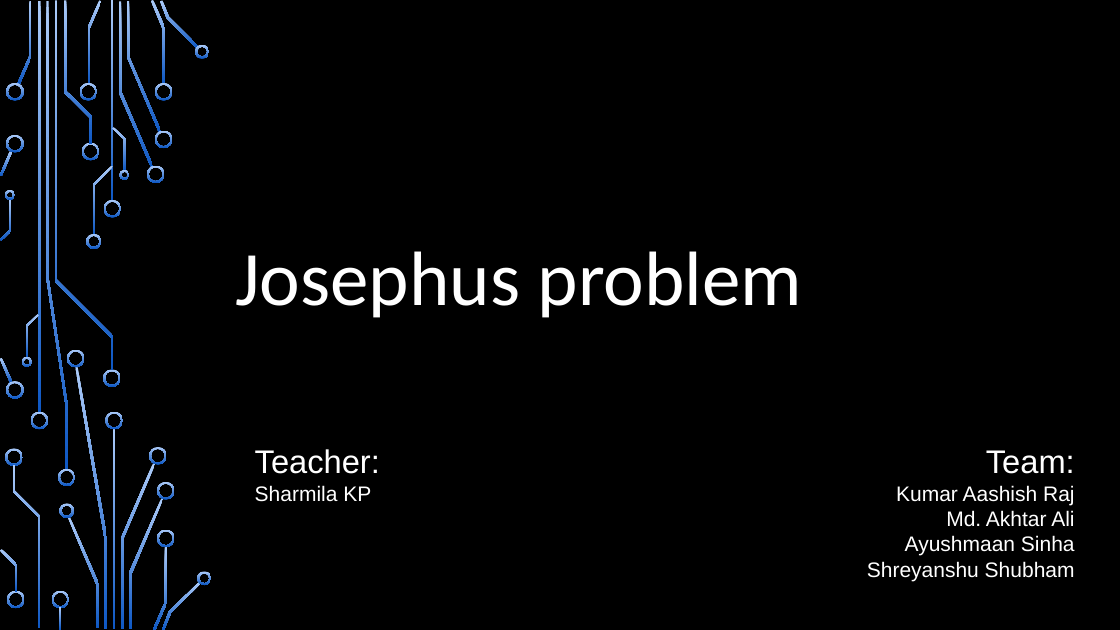
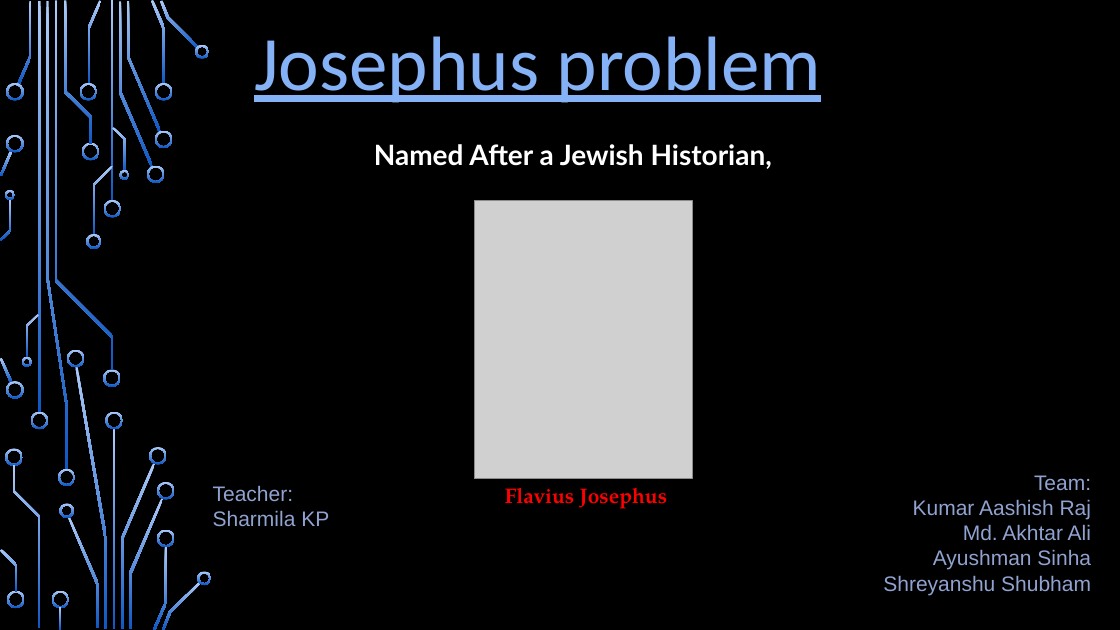
Before and after one commit to arcadesArena/college-sem3-dsaJosephusAssignment, a slide deck: slide 1 of presentaiton.pptx. Drawn at 1120x630 pixels with LibreOffice and Linux fonts; fonts in the diff are those of the drawing; grey boxes stand for pictures; background and template pictures are left out. Boxes give left, top, right and bottom in pixels: in the first picture for what was removed or moved away, otherwise in the second. Text is boxed around its words. In the diff, an @@ line names an element or a change of style, - is before the commit and + after.

```diff
--- a/presentaiton.pptx
+++ b/presentaiton.pptx
@@ text "Josephus problem": place and size @@
-text "Josephus problem" at box(235, 251, 802, 318)
+text "Josephus problem" at box(254, 36, 821, 103)
@@ text "Josephus problem" at box(254, 36, 821, 103): text colour #FFFFFF to #85B2F6, underline on @@
@@ text added at box(374, 144, 772, 169), 24 pt, text #FFFFFF, bold @@
+Named After a Jewish Historian,
@@ picture added at box(474, 201, 691, 479) @@
@@ text "Teacher:": place and size @@
-text "Teacher:" at box(255, 449, 380, 502)
+text "Teacher:" at box(213, 485, 329, 526)
@@ text "Teacher:" at box(213, 485, 329, 526): size 28 to 18 pt in "Teacher:"; text colour #FFFFFF to #90A2CF @@
@@ text "Team:": place and size @@
-text "Team:" at box(867, 450, 1075, 581)
+text "Team:" at box(883, 475, 1091, 595)
@@ text at box(883, 475, 1091, 595): size 28 to 18 pt in "Team:"; text colour #FFFFFF to #90A2CF in "Team:", "Kumar Aashish Raj", "Md. Akhtar Ali", "Shreyanshu Shubham" @@
@@ text added at box(505, 488, 667, 509), 18 pt, text #FF0000, bold @@
+Flavius Josephus
@@ text at box(933, 549, 1091, 570): text changed; text colour #FFFFFF to #90A2CF @@
-Ayushmaan Sinha
+Ayushman Sinha
```
Also in this commit, not shown: 1 other slide changed, 4 other files.
